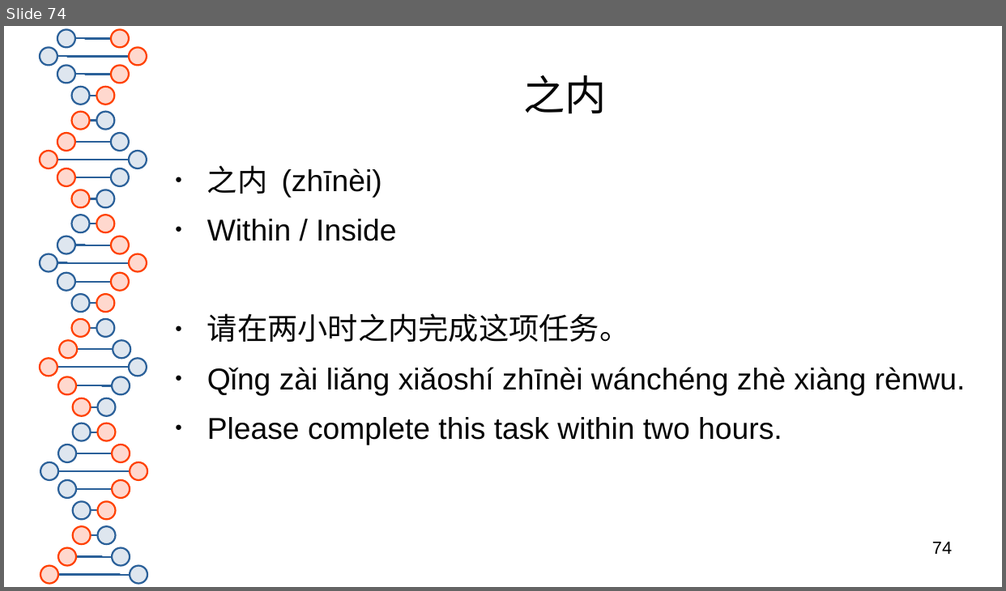
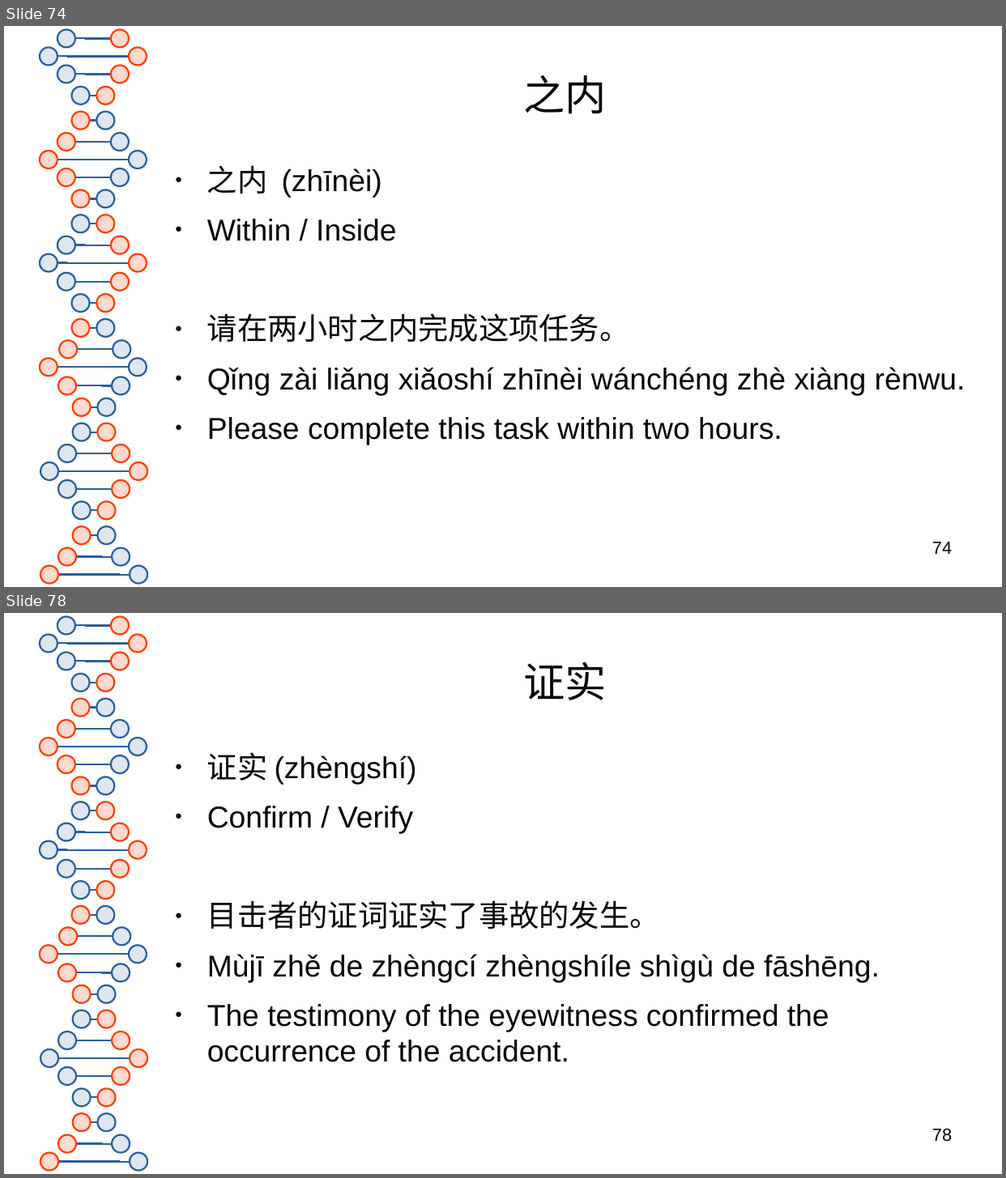
Before and after one commit to 23x41/HSK3.0, a slide deck: HSK 3.0 Level 5.pptx. Shown one above the other, each under a label of ours: slide 74 before the commit, slides 74 and 78 after it; the slides between them are not shown. The pictures are 1006x591 and 1006x1178 pixels, drawn with LibreOffice and Linux fonts; fonts in the diff are those of the drawing. Boxes give left, top, right and bottom in pixels: in the first picture for what was removed or moved away, otherwise in the second. Text is boxed around its words. In the diff, an @@ line names an element or a change of style, - is before the commit and + after.

```diff
--- a/HSK 3.0 Level 5.pptx
+++ b/HSK 3.0 Level 5.pptx
@@ slide 78 added at [4,613,1002,1174], background #FFFFFF; not listed: 81 template elements that a slide beside it also shows @@
@@ title added at [524,662,607,700], 33 pt, text #050505 @@
+证实
@@ text added at [207,752,880,1063], 24 pt, text #050505 @@
+● 证实 (zhèngshí)
+● Confirm / Verify
+● 目击者的证词证实了事故的发生。
+● Mùjī zhě de zhèngcí zhèngshíle shìgù de fāshēng.
+● The testimony of the eyewitness confirmed the occurrence of the accident.
@@ page number added at [932,1129,952,1142], 14 pt, text #000000 @@
+78
```
Also in this commit, not shown: 54 other slides added, 36 slides removed, 1 other file.
